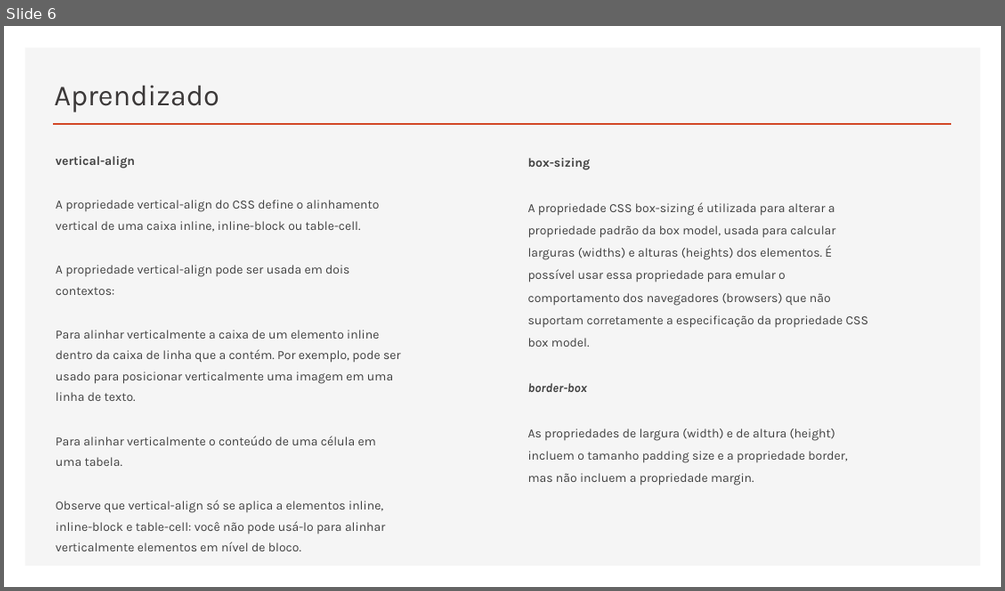
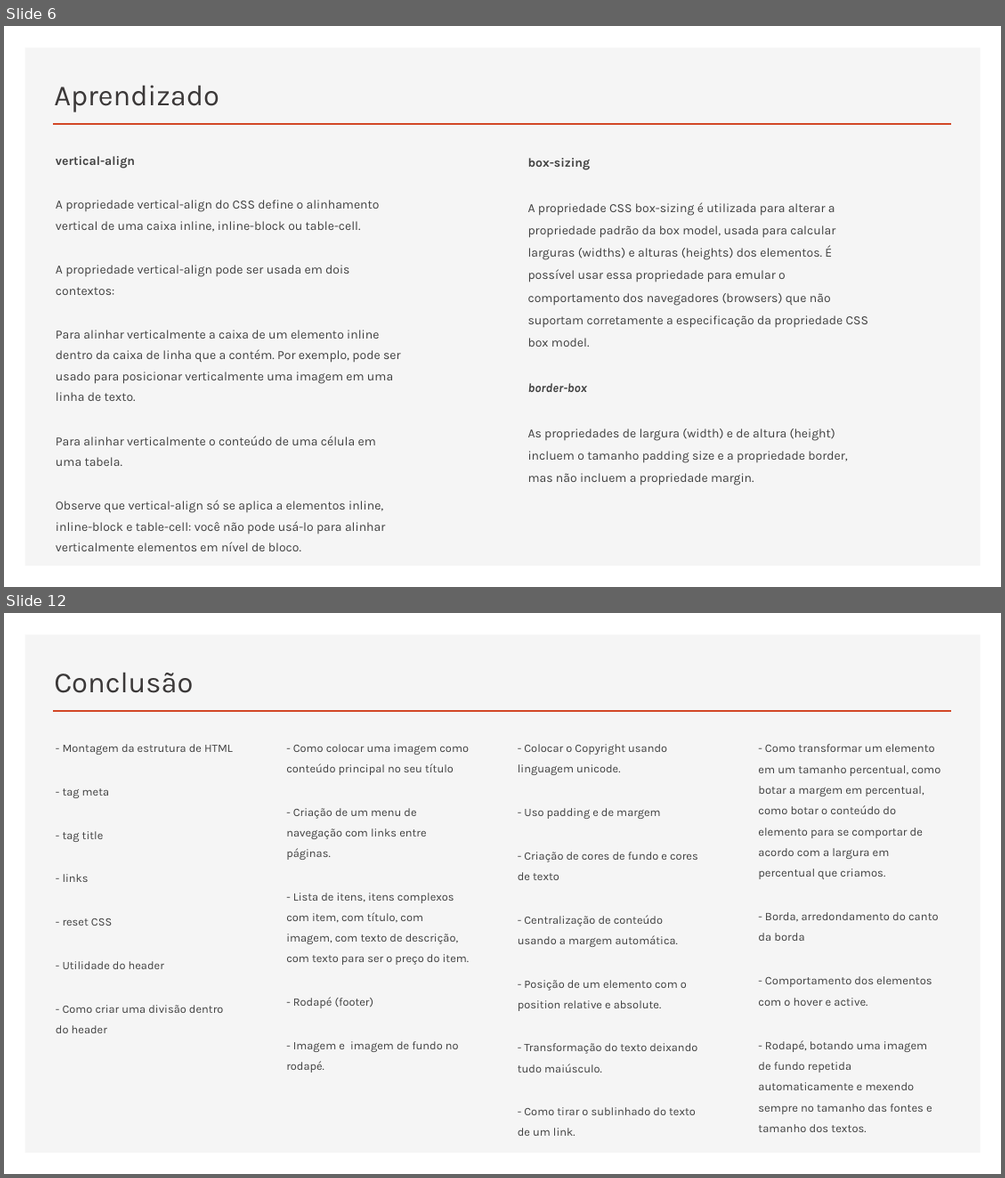
Before and after one commit to RaizaCirne/app-flex, a slide deck: Trilhas/[Iniciante em Programação T5 - ONE]/Material/04.HTML5_e_CSS3-parte_2.pptx. Shown one above the other, each under a label of ours: slide 6 before the commit, slides 6 and 12 after it; the slides between them are not shown. The pictures are 1005x591 and 1005x1178 pixels, drawn with LibreOffice and Linux fonts; fonts in the diff are those of the drawing. Boxes give left, top, right and bottom in pixels: in the first picture for what was removed or moved away, otherwise in the second. Text is boxed around its words. In the diff, an @@ line names an element or a change of style, - is before the commit and + after.

Commit message:
docs: finalizar ppt HTML5_e_CSS3-parte_2

```diff
--- a/Trilhas/[Iniciante em Programação T5 - ONE]/Material/04.HTML5_e_CSS3-parte_2.pptx
+++ b/Trilhas/[Iniciante em Programação T5 - ONE]/Material/04.HTML5_e_CSS3-parte_2.pptx
@@ slide 12 added at box(4, 613, 1001, 1174), background #FFFFFF; not listed: 2 template elements that a slide beside it also shows @@
@@ title added at box(54, 672, 193, 693), 28 pt, text #3B3838 @@
+Conclusão
@@ text added at box(56, 744, 233, 1033), 11 pt, text #404040 @@
+- Montagem da estrutura de HTML
+- tag meta
+- tag title
+- links
+- reset CSS
+- Utilidade do header
+- Como criar uma divisão dentro do header
@@ text added at box(286, 744, 469, 1072), 11 pt, text #404040 @@
+- Como colocar uma imagem como conteúdo principal no seu título
+- Criação de um menu de navegação com links entre páginas.
+- Lista de itens, itens complexos com item, com título, com imagem, com texto de descrição, com texto para ser o preço do item.
+- Rodapé (footer)
+- Imagem e imagem de fundo no rodapé.
@@ text added at box(518, 744, 698, 1135), 11 pt, text #404040 @@
+- Colocar o Copyright usando linguagem unicode.
+- Uso padding e de margem
+- Criação de cores de fundo e cores de texto
+- Centralização de conteúdo usando a margem automática.
+- Posição de um elemento com o position relative e absolute.
+- Transformação do texto deixando tudo maiúsculo.
+- Como tirar o sublinhado do texto de um link.
@@ text added at box(758, 744, 940, 1132), 11.1 pt, text #404040 @@
+- Como transformar um elemento em um tamanho percentual, como botar a margem em percentual, como botar o conteúdo do elemento para se comportar de acordo com a largura em percentual que criamos.
+- Borda, arredondamento do canto da borda
+- Comportamento dos elementos com o hover e active.
+- Rodapé, botando uma imagem de fundo repetida automaticamente e mexendo sempre no tamanho das fontes e tamanho dos textos.
```
Also in this commit, not shown: 3 slides changed, 4 other slides added.
